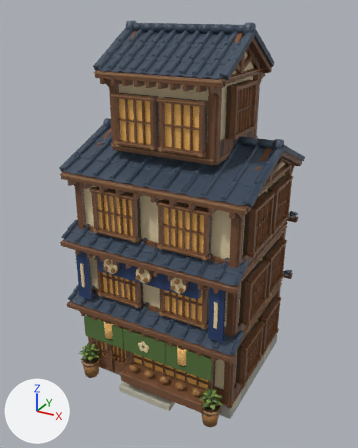
The glTF model art/blender-city/models/compact/shop_3/model.glb, before and after one commit.
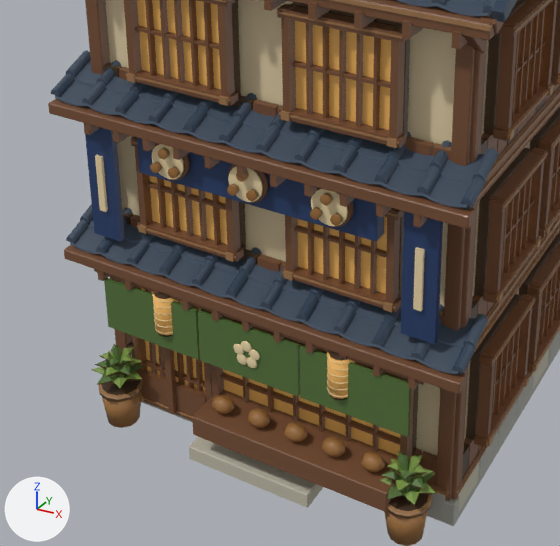
Each version appears first whole from a camera (50 mm lens) standing at (1.088, -2.034, 1.821) and looking at (-0.011, -0.035, 0.822), and next in a close-up on the part from 11% to 77% of the width and 44% to 95% of the height. The axes (+X, +Y, +Z) are drawn at lower left. The lights are the same throughout. The first two pictures are the older version. Where no turn or scale is listed for an object, it has been applied to the vertices. Vertices at exactly the same position are counted once.

The scene before the commit, as lines of its bpy script (objects in view):
```python
me_compact_shop_3_mesh = bpy.data.meshes.new('compact_shop_3_mesh')
me_compact_shop_3_mesh.from_pydata(...)  # 20261 vertices, 31466 faces; spans x -0.48..0.48, y -0.45..0.45, z 0.0..1.76
# faces by material slot: [30838, 448, 180]
me_compact_shop_3_mesh.materials.append(mat_compact_shop_3___solid)
me_compact_shop_3_mesh.materials.append(mat_compact_shop_3___warm_window_glass)
me_compact_shop_3_mesh.materials.append(mat_compact_shop_3___water_foliage)
ob_compact_shop_3_geometry = bpy.data.objects.new('compact_shop_3_geometry', me_compact_shop_3_mesh)
ob_compact_shop_3_geometry.location = (0.0, 0.0, 0.0)
```
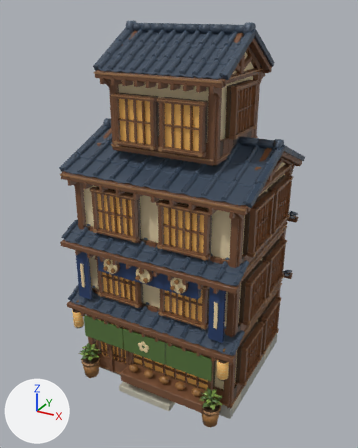
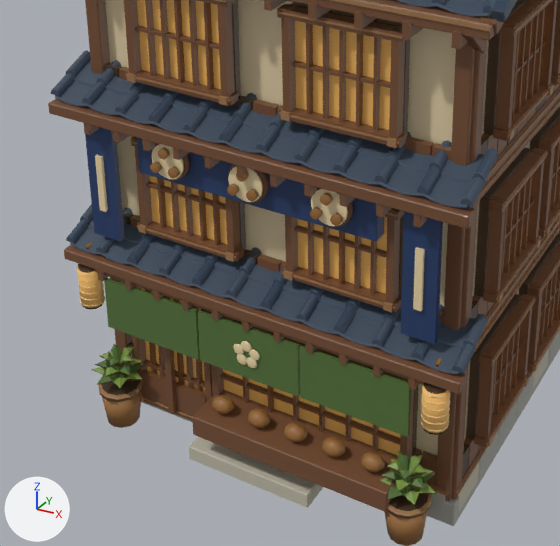
Location of each change, (x1, y1, x2, y2) in pixels of the close-ups (560 x 546 px; the box of a moved part takes in the faces that stretch with it):
part 1 of me_compact_shop_3_mesh, moved or reshaped: before (157, 333, 172, 337); after (82, 302, 104, 309)
part 2 of me_compact_shop_3_mesh, moved or reshaped: before (154, 292, 170, 299); after (78, 264, 94, 273)
part 3 of me_compact_shop_3_mesh, moved or reshaped: before (155, 328, 173, 334); after (80, 296, 105, 307)
part 4 of me_compact_shop_3_mesh, moved or reshaped: before (154, 319, 172, 328); after (79, 293, 104, 300)
part 5 of me_compact_shop_3_mesh, moved or reshaped: before (330, 395, 347, 400); after (424, 429, 446, 435)
part 6 of me_compact_shop_3_mesh, moved or reshaped: before (329, 351, 348, 361); after (424, 382, 447, 394)
part 7 of me_compact_shop_3_mesh, moved or reshaped: before (327, 388, 349, 397); after (420, 421, 449, 432)
part 8 of me_compact_shop_3_mesh, moved or reshaped: before (327, 382, 347, 391); after (421, 414, 450, 425)
part 9 of me_compact_shop_3_mesh, moved or reshaped: before (327, 375, 348, 384); after (421, 406, 450, 418)
part 10 of me_compact_shop_3_mesh, moved or reshaped: before (327, 369, 349, 377); after (421, 400, 450, 411)
part 11 of me_compact_shop_3_mesh, moved or reshaped: before (327, 361, 355, 371); after (421, 394, 451, 405)
part 12 of me_compact_shop_3_mesh, moved or reshaped: before (327, 355, 352, 364); after (422, 388, 450, 398)
part 13 of me_compact_shop_3_mesh, moved or reshaped: before (153, 294, 178, 335); after (77, 266, 105, 308)
part 14 of me_compact_shop_3_mesh, moved or reshaped: before (327, 352, 354, 399); after (421, 383, 450, 433)

The change in detail:
me_compact_shop_3_mesh has 20261 vertices, 31466 faces and spans x -0.48..0.48, y -0.45..0.45, z 0.0..1.76.
me_compact_shop_3_mesh is used by ob_compact_shop_3_geometry; location (0.0, 0.0, 0.0).
me_compact_shop_3_mesh part 1: the loose piece of 24 vertices spanning x -0.23..-0.18, y -0.42..-0.37, z 0.3..0.31 is moved by (-0.2, 0.0, 0.0).
me_compact_shop_3_mesh part 2: the loose piece of 24 vertices spanning x -0.23..-0.18, y -0.42..-0.37, z 0.39..0.4 is moved by (-0.2, 0.0, 0.0).
me_compact_shop_3_mesh part 3: the loose piece of 72 vertices spanning x -0.23..-0.18, y -0.42..-0.37, z 0.31 is moved by (-0.2, 0.0, 0.0).
me_compact_shop_3_mesh part 4: the loose piece of 72 vertices spanning x -0.23..-0.18, y -0.42..-0.37, z 0.32..0.33 is moved by (-0.2, 0.0, 0.0).
me_compact_shop_3_mesh part 5: the loose piece of 24 vertices spanning x 0.18..0.23, y -0.42..-0.37, z 0.3..0.31 is moved by (0.2, 0.0, 0.0).
me_compact_shop_3_mesh part 6: the loose piece of 24 vertices spanning x 0.18..0.23, y -0.42..-0.37, z 0.39..0.4 is moved by (0.2, 0.0, 0.0).
me_compact_shop_3_mesh part 7: the loose piece of 72 vertices spanning x 0.18..0.23, y -0.42..-0.37, z 0.31 is moved by (0.2, 0.0, 0.0).
me_compact_shop_3_mesh part 8: the loose piece of 72 vertices spanning x 0.18..0.23, y -0.42..-0.37, z 0.32..0.33 is moved by (0.2, 0.0, 0.0).
me_compact_shop_3_mesh part 9: the loose piece of 72 vertices spanning x 0.18..0.23, y -0.42..-0.37, z 0.34 is moved by (0.2, 0.0, 0.0).
me_compact_shop_3_mesh part 10: the loose piece of 72 vertices spanning x 0.18..0.23, y -0.42..-0.37, z 0.36 is moved by (0.2, 0.0, 0.0).
me_compact_shop_3_mesh part 11: the loose piece of 72 vertices spanning x 0.18..0.23, y -0.42..-0.37, z 0.37 is moved by (0.2, 0.0, 0.0).
me_compact_shop_3_mesh part 12: the loose piece of 72 vertices spanning x 0.18..0.23, y -0.42..-0.37, z 0.39 is moved by (0.2, 0.0, 0.0).
me_compact_shop_3_mesh part 13: the loose piece of 24 vertices spanning x -0.23..-0.18, y -0.42..-0.37, z 0.3..0.39 is moved by (-0.2, 0.0, 0.0).
me_compact_shop_3_mesh part 14: the loose piece of 24 vertices spanning x 0.18..0.23, y -0.42..-0.37, z 0.3..0.39 is moved by (0.2, 0.0, 0.0).
